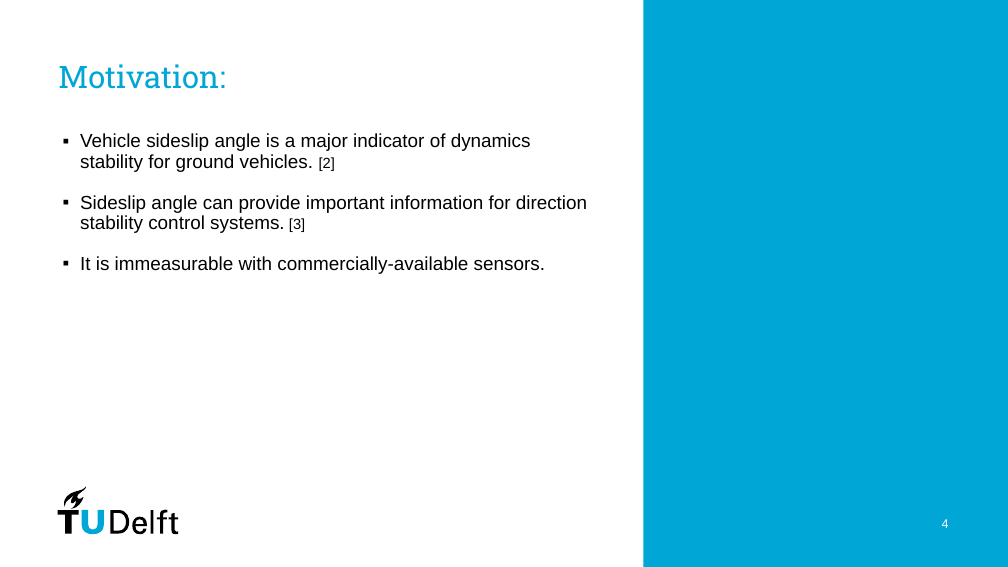
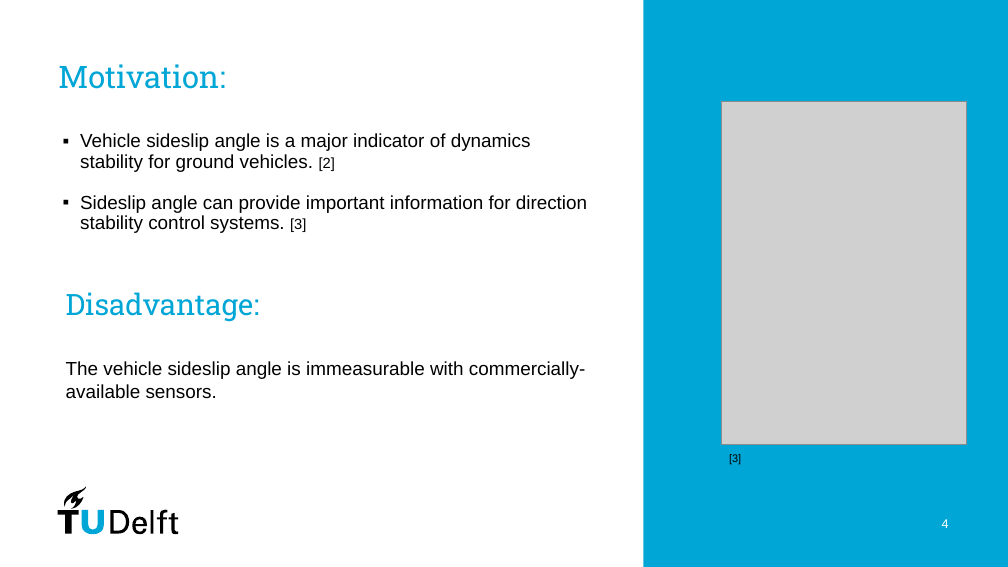
Before and after one commit to PavanPrasad-HG/Vehicle-Dynamics-Control, a slide deck: slide 4 of Group Presentation.pptx. Drawn at 1008x567 pixels with LibreOffice and Linux fonts; fonts in the diff are those of the drawing; grey boxes stand for pictures. Boxes give left, top, right and bottom in pixels: in the first picture for what was removed or moved away, otherwise in the second. Text is boxed around its words. In the diff, an @@ line names an element or a change of style, - is before the commit and + after.

```diff
--- a/Group Presentation.pptx
+++ b/Group Presentation.pptx
@@ picture added at (722,102,967,445) @@
@@ text at (80,256,545,274): paragraph removed @@
-▪ It is immeasurable with commercially-available sensors.
@@ text added at (66,292,586,399), 18 pt, text #000000 @@
+Disadvantage:
+The vehicle sideslip angle is immeasurable with commercially-available sensors.
@@ text added at (729,454,741,465), 10.5 pt, text #000000 @@
+[3]
```
Also in this commit, not shown: 3 other slides changed.
